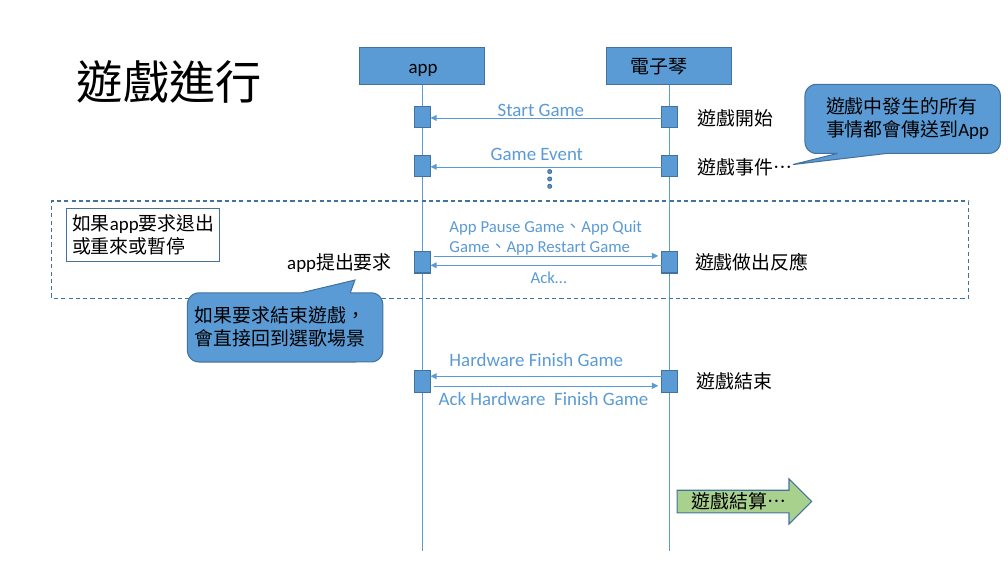
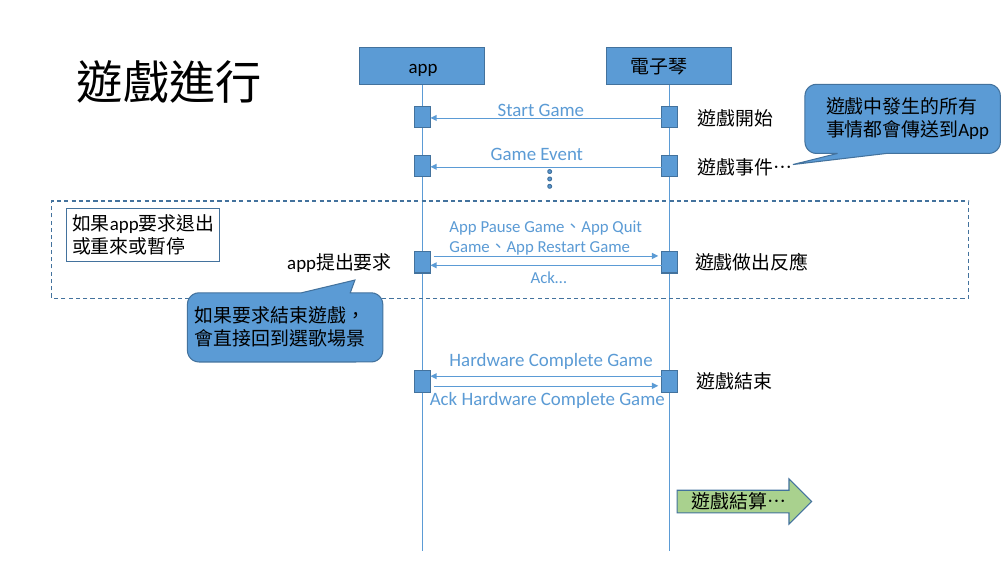
Before and after one commit to lisyaoran51/MeteoKB2, a slide deck: slide 18 of 藍芽溝通方式_20210514.pptx (slide 14 before the commit). Drawn at 1008x567 pixels with LibreOffice and Linux fonts; fonts in the diff are those of the drawing. Boxes give left, top, right and bottom in pixels: in the first picture for what was removed or moved away, otherwise in the second. Text is boxed around its words. In the diff, an @@ line names an element or a change of style, - is before the commit and + after.

```diff
--- a/藍芽溝通方式_20210514.pptx
+++ b/藍芽溝通方式_20210514.pptx
@@ text at bbox=[449, 353, 652, 369]: text changed @@
-Hardware Finish Game
+Hardware Complete Game
@@ text at bbox=[430, 389, 664, 408]: text changed @@
-Ack Hardware Finish Game
+Ack Hardware Complete Game
```
Also in this commit, not shown: 1 other slide changed, 4 slides added, 8 other files.
